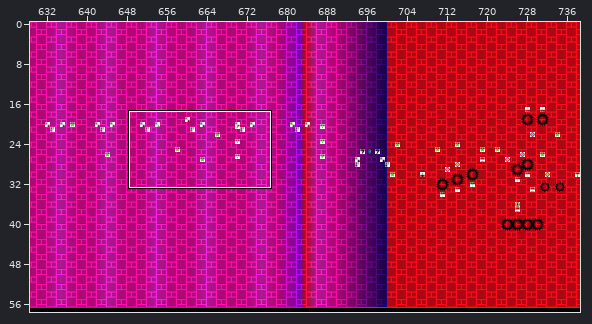
Two versions of a level (Tiled map, levels/chr_data/tmx/theoryofeverything.tmx). Above, an overview of the earlier version with the close-up marked.
Close-up. Before the edit:
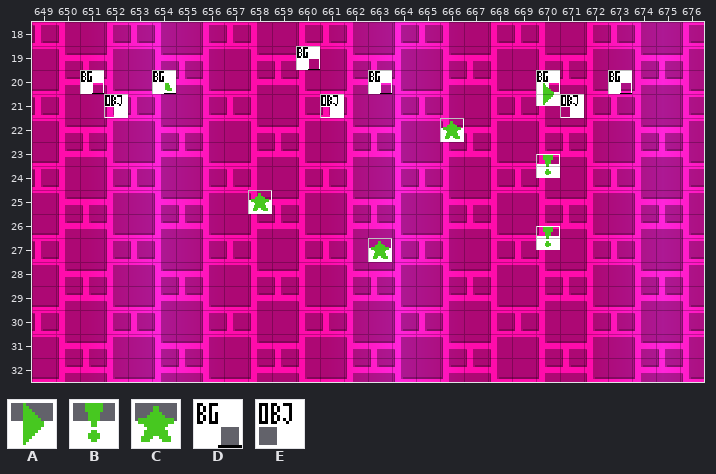
Cells are 16x16 px. Shown: x 649..676, y 18..32. The commit also changed other parts of the map, which this record leaves out. Not drawn, because the pictures are missing: unchanged layer "Layer 2".
Key: from "sprites": A 51 "Decoration 51", B 53 "Decoration 53", C 54 "Decoration 54", D 256 "BG colour trigger", E 258 "Outline colour trigger".
Objects are placed by their top-left corner, in cells (3,4 is the top-left corner of cell 3,4); size is 1x1 cell unless given.
Layers that did not change in this view are not listed.
Objects on layer "SP" before:
D "BG colour trigger" at 660,19
C "Decoration 54" at 654,20
D "BG colour trigger" at 651,20
D "BG colour trigger" at 654,20
D "BG colour trigger" at 663,20
D "BG colour trigger" at 670,20
D "BG colour trigger" at 673,20
A "Decoration 51" at 670,20.5
E "Outline colour trigger" at 652,21
E "Outline colour trigger" at 661,21
E "Outline colour trigger" at 671,21
C "Decoration 54" at 666,22
B "Decoration 53" at 670,23.5
C "Decoration 54" at 658,25
B "Decoration 53" at 670,26.5
C "Decoration 54" at 663,27
Now the later version:
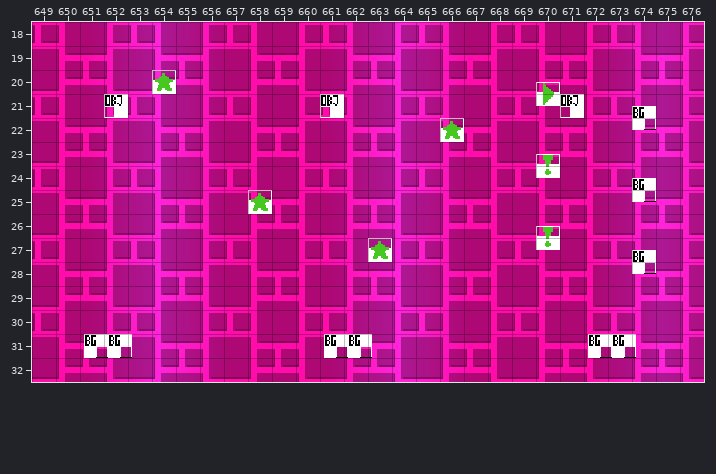
The edit:
Layer "SP":
A new object: D "BG colour trigger" at 674,21.5.
A new object: D "BG colour trigger" at 674,24.5.
A new object: D "BG colour trigger" at 674,27.5.
A new object: D "BG colour trigger" at 651.2,31.
A new object: D "BG colour trigger" at 652.2,31.
A new object: D "BG colour trigger" at 661.2,31.
A new object: D "BG colour trigger" at 662.2,31.
A new object: D "BG colour trigger" at 672.2,31.
A new object: D "BG colour trigger" at 673.2,31.
Object D "BG colour trigger" at 660,19 is removed.
Object D "BG colour trigger" at 651,20 is removed.
Object D "BG colour trigger" at 654,20 is removed.
Object D "BG colour trigger" at 663,20 is removed.
Object D "BG colour trigger" at 670,20 is removed.
Object D "BG colour trigger" at 673,20 is removed.
